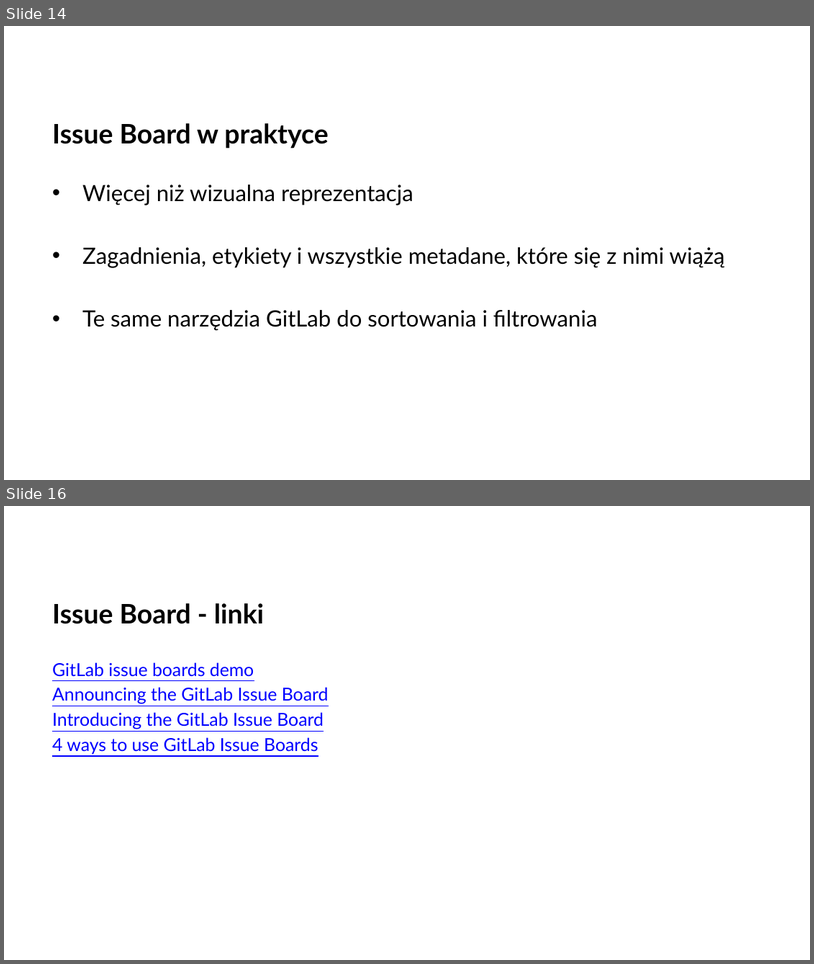
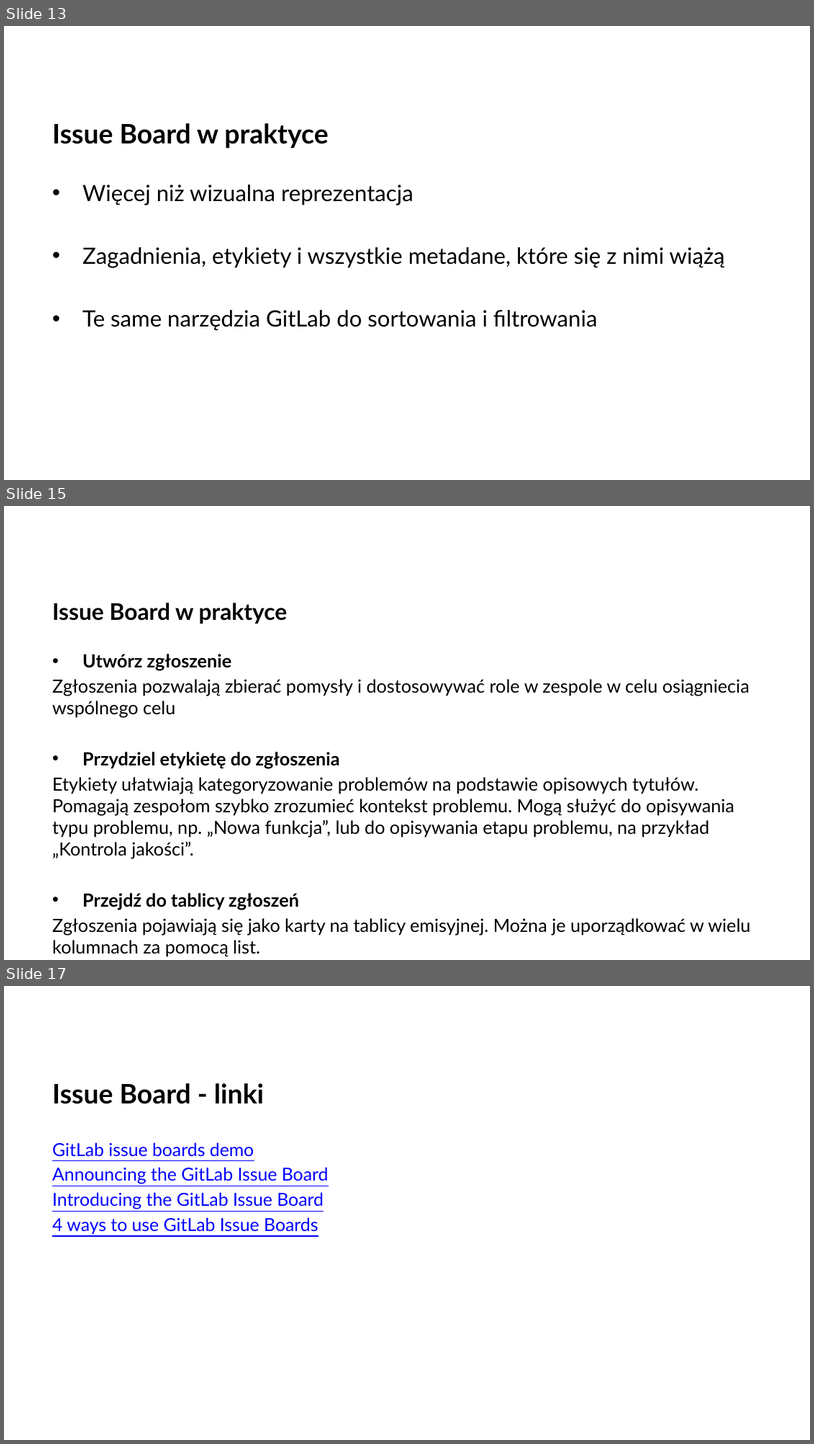
Before and after one commit to arturkwiek/gitlab-tutorial, a slide deck: 08. Git - tutorial - Issue Board.pptx. Shown one above the other, each under a label of ours: slides 14 and 16 before the commit, slides 13, 15 and 17 after it; the slides between them are not shown. The pictures are 814x964 and 814x1444 pixels, drawn with LibreOffice and Linux fonts; fonts in the diff are those of the drawing; background and template pictures are left out. Boxes give left, top, right and bottom in pixels: in the first picture for what was removed or moved away, otherwise in the second. Text is boxed around its words. In the diff, an @@ line names an element or a change of style, - is before the commit and + after.

Commit message:
Issue Board

```diff
--- a/08. Git - tutorial - Issue Board.pptx
+++ b/08. Git - tutorial - Issue Board.pptx
@@ slide 15 added at (x1=4, y1=506, x2=810, y2=960), background picture (left out) @@
@@ text added at (x1=52, y1=602, x2=751, y2=957), 16.1 pt, text #000000 @@
+Issue Board w praktyce
+• Utwórz zgłoszenie
+Zgłoszenia pozwalają zbierać pomysły i dostosowywać role w zespole w celu osiągniecia wspólnego celu
+• Przydziel etykietę do zgłoszenia
+Etykiety ułatwiają kategoryzowanie problemów na podstawie opisowych tytułów. Pomagają zespołom szybko zrozumieć kontekst problemu. Mogą służyć do opisywania typu problemu, np. „Nowa funkcja”, lub do opisywania etapu problemu, na przykład „Kontrola jakości”.
+• Przejdź do tablicy zgłoszeń
+Zgłoszenia pojawiają się jako karty na tablicy emisyjnej. Można je uporządkować w wielu kolumnach za pomocą list.
@@ what was slide 14 is now slide 13 @@
@@ what was slide 16 is now slide 17 @@
```
Also in this commit, not shown: 2 slides changed, 1 other slide added, 1 slide removed.
